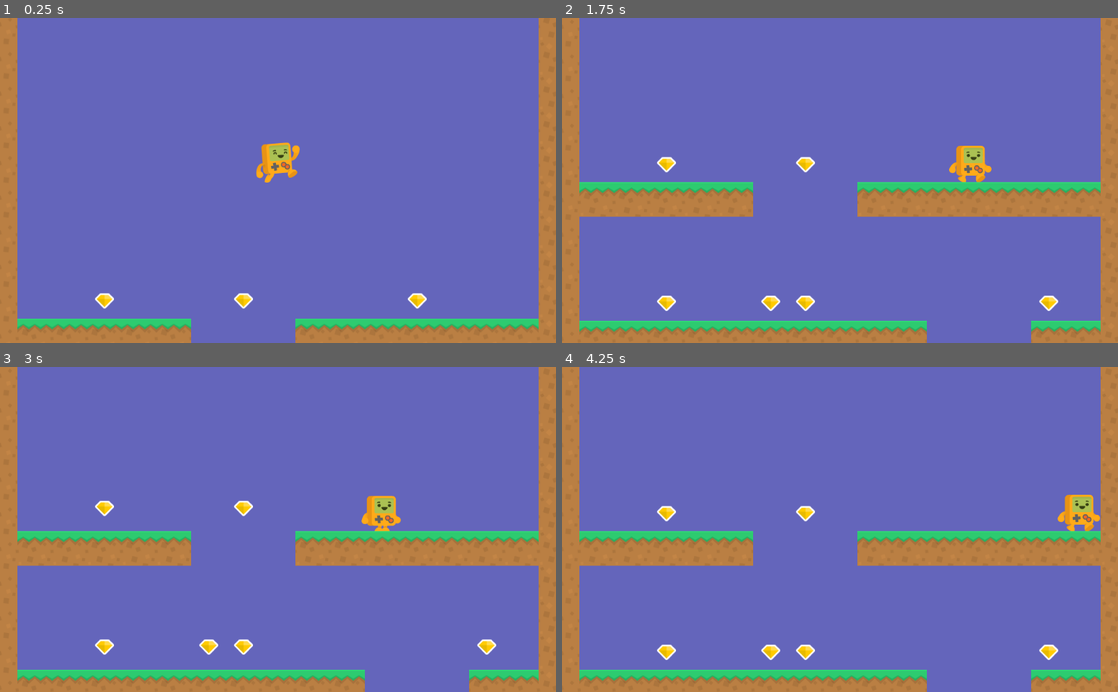
Above: before the commit, frames 1-4 (two rows, left to right).
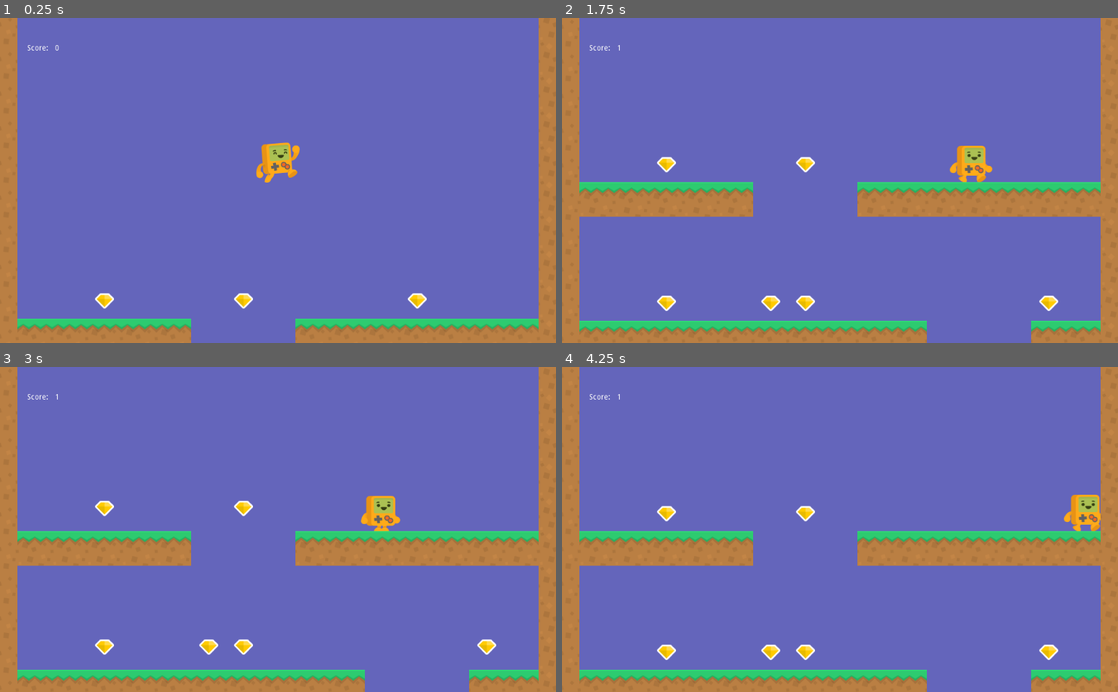
Above: after the commit, the same moments.

Repository: CloneDeath/DiamondFall
Game: Godot game, scene res://Main.tscn
The game is run twice, just before and just after one commit, with the same random seed, the same clock (stepped at 60 frames per second) and the same inputs.
Inputs:
- Up to frame 1 (0.25 s): no input
- Up to frame 2 (1.75 s): hold Right (ui_right) from 0.53 s (still down)
- Up to frame 3 (3 s): release Right (ui_right) at 2.03 s; hold Left (ui_left) 2.03-2.78 s; hold Right (ui_right) from 2.78 s (still down)
- Up to frame 4 (4.25 s): keep holding Right (ui_right)

The runs differ from the first frame. In frame 1, less than 0.1% of the frame differs, in the area x 5-11%, y 8-11%; in frame 2, 0.2%; in frame 3, 0.2%; in frame 4, 0.5%, in the area x 5-97%, y 8-51%.

Commit message:
Added end-game spikes, with sound and GUI for keeping score.

Diff:
--- a/Hero/Hero.gd
+++ b/Hero/Hero.gd
@@ -4,22 +4,34 @@
 const WALK_SPEED = 200
 
 var velocity = Vector2()
+var score = 0;
+var alive = true;
 
 func _ready():
 	$Area2D.connect("area_entered", self, "onCollect");
 
 func onCollect(body):
-	if (!body.is_in_group("diamond")): return;
-	body.collect();
+	if (!alive): return;
+
+	if (body.is_in_group("diamond")):
+		body.collect();
+		score += 1;
+	if (body.is_in_group("spike")):
+		alive = false;
+		$Sprite.visible = false;
+		$DeathSound.playing = true;
+
+func getSpeed():
+	return WALK_SPEED + (score * 10);
 
 func _physics_process(delta):
 	velocity.y += delta * GRAVITY
 	if Input.is_action_pressed("ui_left"):
-		velocity.x = -WALK_SPEED;
+		velocity.x = -getSpeed();
 		$Sprite.scale = Vector2(-1, 1);
 		$Sprite.play("walk");
 	elif Input.is_action_pressed("ui_right"):
-		velocity.x =  WALK_SPEED
+		velocity.x =  getSpeed();
 		$Sprite.scale = Vector2(1, 1);
 		$Sprite.play("walk");
 	else:
--- a/Hero/Hero.tscn
+++ b/Hero/Hero.tscn
@@ -1,10 +1,11 @@
-[gd_scene load_steps=8 format=2]
+[gd_scene load_steps=9 format=2]
 
 [ext_resource path="res://Hero/Hero.gd" type="Script" id=1]
 [ext_resource path="res://Hero/Sprites/platformChar_idle.png" type="Texture" id=2]
 [ext_resource path="res://Hero/Sprites/platformChar_walk1.png" type="Texture" id=3]
 [ext_resource path="res://Hero/Sprites/platformChar_walk2.png" type="Texture" id=4]
 [ext_resource path="res://Hero/Sprites/platformChar_jump.png" type="Texture" id=5]
+[ext_resource path="res://Hero/spaceTrash1.ogg" type="AudioStream" id=6]
 
 [sub_resource type="SpriteFrames" id=1]
 
@@ -69,3 +70,12 @@
 position = Vector2( 0, -29 )
 shape = SubResource( 2 )
 _sections_unfolded = [ "Transform" ]
+
+[node name="DeathSound" type="AudioStreamPlayer" parent="." index="3"]
+
+stream = ExtResource( 6 )
+volume_db = 0.0
+pitch_scale = 1.0
+autoplay = false
+mix_target = 0
+bus = "Master"
--- a/LevelGenerator.gd
+++ b/LevelGenerator.gd
@@ -2,9 +2,14 @@
 
 export var Levels = 10;
 var LevelScene = ResourceLoader.load("res://Tile/RandomFloor.tscn");
+var SpikeFloorScene = ResourceLoader.load("res://Tile/SpikeFloor.tscn");
 
 func _ready():
 	for i in range(Levels - 1):
 		var level = LevelScene.instance();
 		level.position = Vector2(0, (i + 1) * (64 * 4) + (3*64))
 		add_child(level);
+
+	var spikes = SpikeFloorScene.instance();
+	spikes.position = Vector2(0, (Levels) * (64 * 4))
+	add_child(spikes);
--- /dev/null
+++ b/Main.gd
@@ -0,0 +1,5 @@
+extends Node
+
+func _process(delta):
+	$GUI.position.y = $Hero.position.y - 250;
+	$GUI/ScoreValue.text = str($Hero.score);
--- a/Main.tscn
+++ b/Main.tscn
@@ -1,15 +1,17 @@
-[gd_scene load_steps=5 format=2]
+[gd_scene load_steps=6 format=2]
 
-[ext_resource path="res://Hero/Hero.tscn" type="PackedScene" id=1]
-[ext_resource path="res://Game_Music_01.wav" type="AudioStream" id=2]
-[ext_resource path="res://LevelGenerator.tscn" type="PackedScene" id=3]
-[ext_resource path="res://Tile/Wall.tscn" type="PackedScene" id=4]
+[ext_resource path="res://Main.gd" type="Script" id=1]
+[ext_resource path="res://Hero/Hero.tscn" type="PackedScene" id=2]
+[ext_resource path="res://Game_Music_01.wav" type="AudioStream" id=3]
+[ext_resource path="res://LevelGenerator.tscn" type="PackedScene" id=4]
+[ext_resource path="res://Tile/Wall.tscn" type="PackedScene" id=5]
 
 [node name="Node" type="Node" index="0"]
 
-[node name="Hero" parent="." index="0" instance=ExtResource( 1 )]
+script = ExtResource( 1 )
 
-editor/display_folded = true
+[node name="Hero" parent="." index="0" instance=ExtResource( 2 )]
+
 position = Vector2( 512, 256 )
 _sections_unfolded = [ "Transform" ]
 
@@ -41,70 +43,116 @@
 
 [node name="AudioStreamPlayer" type="AudioStreamPlayer" parent="." index="1"]
 
-stream = ExtResource( 2 )
+stream = ExtResource( 3 )
 volume_db = 0.0
 pitch_scale = 1.0
 autoplay = true
 mix_target = 0
 bus = "Master"
 
-[node name="LevelGenerator" parent="." index="2" instance=ExtResource( 3 )]
+[node name="LevelGenerator" parent="." index="2" instance=ExtResource( 4 )]
 
 position = Vector2( 0, 384 )
 Levels = 20
 
 [node name="StartingWalls" type="Node2D" parent="." index="3"]
 
-[node name="Wall" parent="StartingWalls" index="0" instance=ExtResource( 4 )]
+editor/display_folded = true
+
+[node name="Wall" parent="StartingWalls" index="0" instance=ExtResource( 5 )]
 
 position = Vector2( 0, 320 )
 
-[node name="Wall2" parent="StartingWalls" index="1" instance=ExtResource( 4 )]
+[node name="Wall2" parent="StartingWalls" index="1" instance=ExtResource( 5 )]
 
 position = Vector2( 0, 256 )
 
-[node name="Wall3" parent="StartingWalls" index="2" instance=ExtResource( 4 )]
+[node name="Wall3" parent="StartingWalls" index="2" instance=ExtResource( 5 )]
 
 position = Vector2( 0, 192 )
 
-[node name="Wall4" parent="StartingWalls" index="3" instance=ExtResource( 4 )]
+[node name="Wall4" parent="StartingWalls" index="3" instance=ExtResource( 5 )]
 
 position = Vector2( 0, 128 )
 
-[node name="Wall5" parent="StartingWalls" index="4" instance=ExtResource( 4 )]
+[node name="Wall5" parent="StartingWalls" index="4" instance=ExtResource( 5 )]
 
 position = Vector2( 0, 64 )
 
-[node name="Wall6" parent="StartingWalls" index="5" instance=ExtResource( 4 )]
+[node name="Wall6" parent="StartingWalls" index="5" instance=ExtResource( 5 )]
 
-[node name="Wall7" parent="StartingWalls" index="6" instance=ExtResource( 4 )]
+[node name="Wall7" parent="StartingWalls" index="6" instance=ExtResource( 5 )]
 
 position = Vector2( 0, -64 )
 
-[node name="Wall8" parent="StartingWalls" index="7" instance=ExtResource( 4 )]
+[node name="Wall8" parent="StartingWalls" index="7" instance=ExtResource( 5 )]
 
 position = Vector2( 1024, 320 )
 
-[node name="Wall9" parent="StartingWalls" index="8" instance=ExtResource( 4 )]
+[node name="Wall9" parent="StartingWalls" index="8" instance=ExtResource( 5 )]
 
 position = Vector2( 1024, 256 )
 
-[node name="Wall10" parent="StartingWalls" index="9" instance=ExtResource( 4 )]
+[node name="Wall10" parent="StartingWalls" index="9" instance=ExtResource( 5 )]
 
 position = Vector2( 1024, 192 )
 
-[node name="Wall11" parent="StartingWalls" index="10" instance=ExtResource( 4 )]
+[node name="Wall11" parent="StartingWalls" index="10" instance=ExtResource( 5 )]
 
 position = Vector2( 1024, 128 )
 
-[node name="Wall12" parent="StartingWalls" index="11" instance=ExtResource( 4 )]
+[node name="Wall12" parent="StartingWalls" index="11" instance=ExtResource( 5 )]
 
 position = Vector2( 1024, 64 )
 
-[node name="Wall13" parent="StartingWalls" index="12" instance=ExtResource( 4 )]
+[node name="Wall13" parent="StartingWalls" index="12" instance=ExtResource( 5 )]
 
 position = Vector2( 1024, 0 )
 
-[node name="Wall14" parent="StartingWalls" index="13" instance=ExtResource( 4 )]
+[node name="Wall14" parent="StartingWalls" index="13" instance=ExtResource( 5 )]
 
 position = Vector2( 1024, -64 )
+
+[node name="GUI" type="Node2D" parent="." index="4"]
+
+[node name="ScoreLabel" type="Label" parent="GUI" index="0"]
+
+anchor_left = 0.0
+anchor_top = 0.0
+anchor_right = 0.0
+anchor_bottom = 0.0
+margin_left = 50.0
+margin_top = -1.0
+margin_right = 90.0
+margin_bottom = 13.0
+rect_pivot_offset = Vector2( 0, 0 )
+rect_clip_content = false
+mouse_filter = 2
+mouse_default_cursor_shape = 0
+size_flags_horizontal = 1
+size_flags_vertical = 4
+text = "Score:"
+percent_visible = 1.0
+lines_skipped = 0
+max_lines_visible = -1
+
+[node name="ScoreValue" type="Label" parent="GUI" index="1"]
+
+anchor_left = 0.0
+anchor_top = 0.0
+anchor_right = 0.0
+anchor_bottom = 0.0
+margin_left = 101.0
+margin_top = -1.0
+margin_right = 141.0
+margin_bottom = 13.0
+rect_pivot_offset = Vector2( 0, 0 )
+rect_clip_content = false
+mouse_filter = 2
+mouse_default_cursor_shape = 0
+size_flags_horizontal = 1
+size_flags_vertical = 4
+text = "0"
+percent_visible = 1.0
+lines_skipped = 0
+max_lines_visible = -1
--- /dev/null
+++ b/Tile/Spike.tscn
@@ -0,0 +1,30 @@
+[gd_scene load_steps=3 format=2]
+
+[ext_resource path="res://Tile/platformPack_tile043.png" type="Texture" id=1]
+
+[sub_resource type="RectangleShape2D" id=1]
+
+custom_solver_bias = 0.0
+extents = Vector2( 32, 16 )
+
+[node name="Spike" type="Area2D" index="0" groups=[
+"spike",
+]]
+
+input_pickable = true
+gravity_vec = Vector2( 0, 1 )
+gravity = 98.0
+linear_damp = 0.1
+angular_damp = 1.0
+audio_bus_override = false
+audio_bus_name = "Master"
+
+[node name="CollisionShape2D" type="CollisionShape2D" parent="." index="0"]
+
+position = Vector2( 0, 16 )
+shape = SubResource( 1 )
+_sections_unfolded = [ "Transform" ]
+
+[node name="Sprite" type="Sprite" parent="." index="1"]
+
+texture = ExtResource( 1 )
--- /dev/null
+++ b/Tile/SpikeFloor.tscn
@@ -0,0 +1,294 @@
+[gd_scene load_steps=4 format=2]
+
+[ext_resource path="res://Tile/Wall.tscn" type="PackedScene" id=1]
+[ext_resource path="res://Tile/Ground.tscn" type="PackedScene" id=2]
+[ext_resource path="res://Tile/Spike.tscn" type="PackedScene" id=3]
+
+[node name="SpikeFloor" type="Node2D" index="0"]
+
+[node name="LeftWall" type="Node2D" parent="." index="0"]
+
+editor/display_folded = true
+
+[node name="Wall" parent="LeftWall" index="0" instance=ExtResource( 1 )]
+
+[node name="Wall2" parent="LeftWall" index="1" instance=ExtResource( 1 )]
+
+position = Vector2( 0, 64 )
+
+[node name="Wall3" parent="LeftWall" index="2" instance=ExtResource( 1 )]
+
+position = Vector2( 0, 128 )
+
+[node name="Wall4" parent="LeftWall" index="3" instance=ExtResource( 1 )]
+
+position = Vector2( 0, 192 )
+
+[node name="Wall5" parent="LeftWall" index="4" instance=ExtResource( 1 )]
+
+position = Vector2( 0, 256 )
+
+[node name="Wall6" parent="LeftWall" index="5" instance=ExtResource( 1 )]
+
+position = Vector2( 0, 320 )
+
+[node name="Wall7" parent="LeftWall" index="6" instance=ExtResource( 1 )]
+
+position = Vector2( 0, 384 )
+
+[node name="Wall8" parent="LeftWall" index="7" instance=ExtResource( 1 )]
+
+position = Vector2( 0, 448 )
+
+[node name="Wall9" parent="LeftWall" index="8" instance=ExtResource( 1 )]
+
+position = Vector2( 0, 512 )
+
+[node name="Wall10" parent="LeftWall" index="9" instance=ExtResource( 1 )]
+
+position = Vector2( 0, 576 )
+
+[node name="Wall11" parent="LeftWall" index="10" instance=ExtResource( 1 )]
+
+position = Vector2( 0, 640 )
+
+[node name="Wall12" parent="LeftWall" index="11" instance=ExtResource( 1 )]
+
+position = Vector2( 0, 704 )
+
+[node name="Wall13" parent="LeftWall" index="12" instance=ExtResource( 1 )]
+
+position = Vector2( 0, 768 )
+
+[node name="Wall14" parent="LeftWall" index="13" instance=ExtResource( 1 )]
+
+position = Vector2( 0, 832 )
+
+[node name="Wall15" parent="LeftWall" index="14" instance=ExtResource( 1 )]
+
+position = Vector2( 0, 896 )
+
+[node name="Wall16" parent="LeftWall" index="15" instance=ExtResource( 1 )]
+
+position = Vector2( 0, 960 )
+
+[node name="Wall17" parent="LeftWall" index="16" instance=ExtResource( 1 )]
+
+position = Vector2( 0, 1024 )
+
+[node name="Wall18" parent="LeftWall" index="17" instance=ExtResource( 1 )]
+
+position = Vector2( 0, 1088 )
+
+[node name="Wall19" parent="LeftWall" index="18" instance=ExtResource( 1 )]
+
+position = Vector2( 0, 1152 )
+
+[node name="RightWall" type="Node2D" parent="." index="1"]
+
+editor/display_folded = true
+position = Vector2( 1024, 0 )
+_sections_unfolded = [ "Transform" ]
+__meta__ = {
+"_edit_group_": true
+}
+
+[node name="Wall" parent="RightWall" index="0" instance=ExtResource( 1 )]
+
+[node name="Wall2" parent="RightWall" index="1" instance=ExtResource( 1 )]
+
+position = Vector2( 0, 64 )
+
+[node name="Wall3" parent="RightWall" index="2" instance=ExtResource( 1 )]
+
+position = Vector2( 0, 128 )
+
+[node name="Wall4" parent="RightWall" index="3" instance=ExtResource( 1 )]
+
+position = Vector2( 0, 192 )
+
+[node name="Wall5" parent="RightWall" index="4" instance=ExtResource( 1 )]
+
+position = Vector2( 0, 256 )
+
+[node name="Wall6" parent="RightWall" index="5" instance=ExtResource( 1 )]
+
+position = Vector2( 0, 320 )
+
+[node name="Wall7" parent="RightWall" index="6" instance=ExtResource( 1 )]
+
+position = Vector2( 0, 384 )
+
+[node name="Wall8" parent="RightWall" index="7" instance=ExtResource( 1 )]
+
+position = Vector2( 0, 448 )
+
+[node name="Wall9" parent="RightWall" index="8" instance=ExtResource( 1 )]
+
+position = Vector2( 0, 512 )
+
+[node name="Wall10" parent="RightWall" index="9" instance=ExtResource( 1 )]
+
+position = Vector2( 0, 576 )
+
+[node name="Wall11" parent="RightWall" index="10" instance=ExtResource( 1 )]
+
+position = Vector2( 0, 640 )
+
+[node name="Wall12" parent="RightWall" index="11" instance=ExtResource( 1 )]
+
+position = Vector2( 0, 704 )
+
+[node name="Wall13" parent="RightWall" index="12" instance=ExtResource( 1 )]
+
+position = Vector2( 0, 768 )
+
+[node name="Wall14" parent="RightWall" index="13" instance=ExtResource( 1 )]
+
+position = Vector2( 0, 832 )
+
+[node name="Wall15" parent="RightWall" index="14" instance=ExtResource( 1 )]
+
+position = Vector2( 0, 896 )
+
+[node name="Wall16" parent="RightWall" index="15" instance=ExtResource( 1 )]
+
+position = Vector2( 0, 960 )
+
+[node name="Wall17" parent="RightWall" index="16" instance=ExtResource( 1 )]
+
+position = Vector2( 0, 1024 )
+
+[node name="Wall18" parent="RightWall" index="17" instance=ExtResource( 1 )]
+
+position = Vector2( 0, 1088 )
+
+[node name="Wall19" parent="RightWall" index="18" instance=ExtResource( 1 )]
+
+position = Vector2( 0, 1152 )
+
+[node name="Floor" type="Node2D" parent="." index="2"]
+
+editor/display_folded = true
+
+[node name="Ground" parent="Floor" index="0" instance=ExtResource( 2 )]
+
+position = Vector2( 64, 1152 )
+
+[node name="Ground2" parent="Floor" index="1" instance=ExtResource( 2 )]
+
+position = Vector2( 128, 1152 )
+
+[node name="Ground3" parent="Floor" index="2" instance=ExtResource( 2 )]
+
+position = Vector2( 192, 1152 )
+
+[node name="Ground4" parent="Floor" index="3" instance=ExtResource( 2 )]
+
+position = Vector2( 256, 1152 )
+
+[node name="Ground5" parent="Floor" index="4" instance=ExtResource( 2 )]
+
+position = Vector2( 320, 1152 )
+
+[node name="Ground6" parent="Floor" index="5" instance=ExtResource( 2 )]
+
+position = Vector2( 384, 1152 )
+
+[node name="Ground7" parent="Floor" index="6" instance=ExtResource( 2 )]
+
+position = Vector2( 448, 1152 )
+
+[node name="Ground8" parent="Floor" index="7" instance=ExtResource( 2 )]
+
+position = Vector2( 512, 1152 )
+
+[node name="Ground9" parent="Floor" index="8" instance=ExtResource( 2 )]
+
+position = Vector2( 576, 1152 )
+
+[node name="Ground10" parent="Floor" index="9" instance=ExtResource( 2 )]
+
+position = Vector2( 640, 1152 )
+
+[node name="Ground11" parent="Floor" index="10" instance=ExtResource( 2 )]
+
+position = Vector2( 704, 1152 )
+
+[node name="Ground12" parent="Floor" index="11" instance=ExtResource( 2 )]
+
+position = Vector2( 768, 1152 )
+
+[node name="Ground13" parent="Floor" index="12" instance=ExtResource( 2 )]
+
+position = Vector2( 832, 1152 )
+
+[node name="Ground14" parent="Floor" index="13" instance=ExtResource( 2 )]
+
+position = Vector2( 896, 1152 )
+
+[node name="Ground15" parent="Floor" index="14" instance=ExtResource( 2 )]
+
+position = Vector2( 960, 1152 )
+
+[node name="Spikes" type="Node2D" parent="." index="3"]
+
+[node name="Spike" parent="Spikes" index="0" instance=ExtResource( 3 )]
+
+position = Vector2( 64, 1088 )
+
+[node name="Spike2" parent="Spikes" index="1" instance=ExtResource( 3 )]
+
+position = Vector2( 128, 1088 )
+
+[node name="Spike3" parent="Spikes" index="2" instance=ExtResource( 3 )]
+
+position = Vector2( 192, 1088 )
+
+[node name="Spike4" parent="Spikes" index="3" instance=ExtResource( 3 )]
+
+position = Vector2( 256, 1088 )
+
+[node name="Spike5" parent="Spikes" index="4" instance=ExtResource( 3 )]
+
+position = Vector2( 320, 1088 )
+
+[node name="Spike6" parent="Spikes" index="5" instance=ExtResource( 3 )]
+
+position = Vector2( 384, 1088 )
+
+[node name="Spike7" parent="Spikes" index="6" instance=ExtResource( 3 )]
+
+position = Vector2( 448, 1088 )
+
+[node name="Spike8" parent="Spikes" index="7" instance=ExtResource( 3 )]
+
+position = Vector2( 512, 1088 )
+
+[node name="Spike9" parent="Spikes" index="8" instance=ExtResource( 3 )]
+
+position = Vector2( 576, 1088 )
+
+[node name="Spike10" parent="Spikes" index="9" instance=ExtResource( 3 )]
+
+position = Vector2( 640, 1088 )
+
+[node name="Spike11" parent="Spikes" index="10" instance=ExtResource( 3 )]
+
+position = Vector2( 704, 1088 )
+
+[node name="Spike12" parent="Spikes" index="11" instance=ExtResource( 3 )]
+
+position = Vector2( 768, 1088 )
+
+[node name="Spike13" parent="Spikes" index="12" instance=ExtResource( 3 )]
+
+position = Vector2( 832, 1088 )
+
+[node name="Spike14" parent="Spikes" index="13" instance=ExtResource( 3 )]
+
+position = Vector2( 896, 1088 )
+
+[node name="Spike15" parent="Spikes" index="14" instance=ExtResource( 3 )]
+
+position = Vector2( 960, 1088 )
Not shown, added: Hero/spaceTrash1.ogg.import
Binary file added: Tile/platformPack_tile043.png
Not shown, added: Tile/platformPack_tile043.png.import
Not shown, added: Hero/spaceTrash1.ogg
